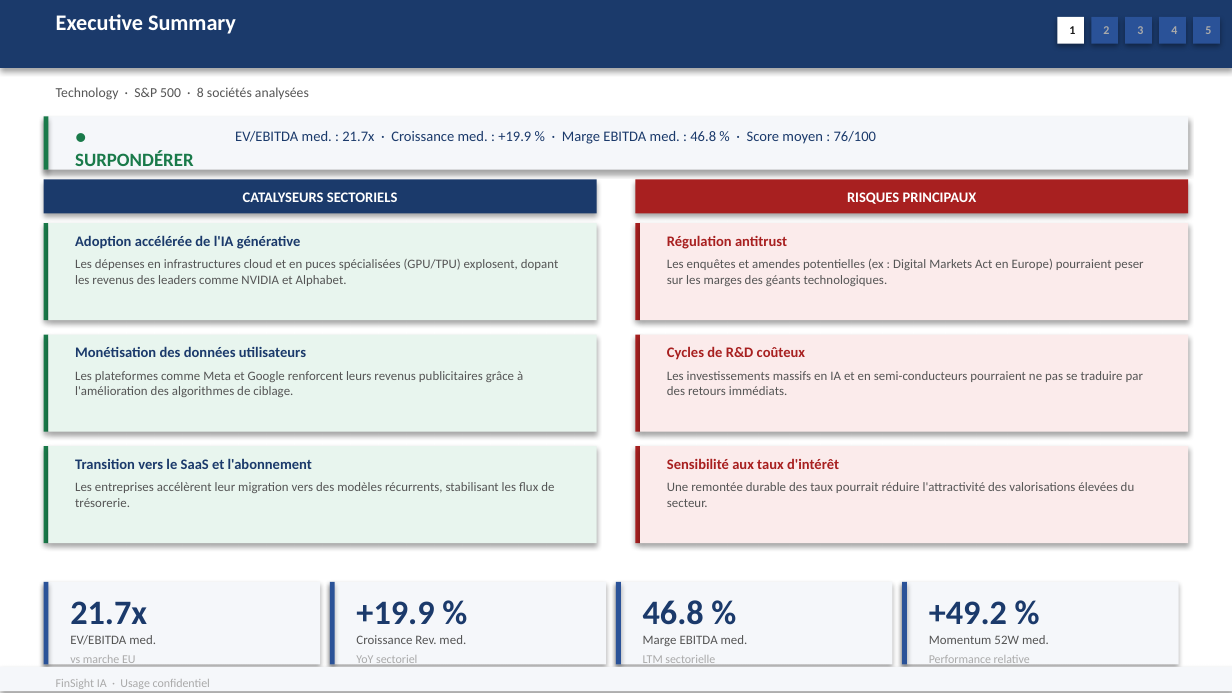
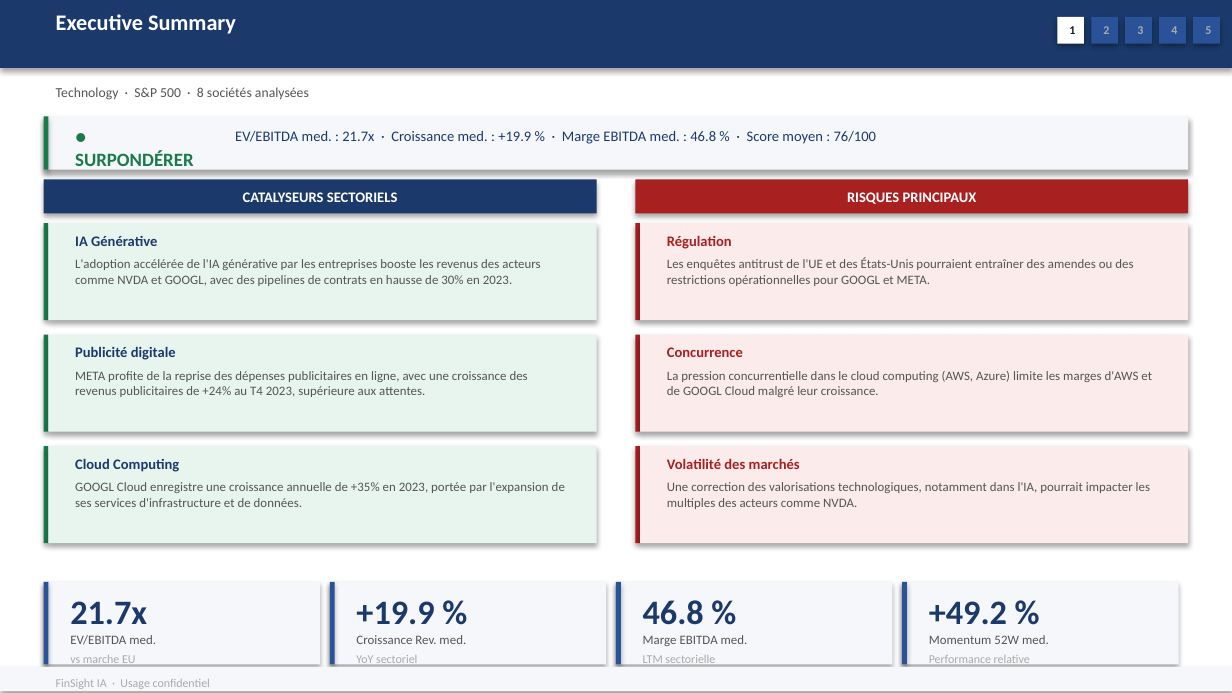
Before and after one commit to baptistejeh07-art/finsight-ia, a slide deck: slide 2 of preview/secteur_Technology_S&P_500/secteur_Technology_S&P_500.pptx. Drawn at 1232x693 pixels with LibreOffice and Linux fonts; fonts in the diff are those of the drawing. Boxes give left, top, right and bottom in pixels: in the first picture for what was removed or moved away, otherwise in the second. Text is boxed around its words. In the diff, an @@ line names an element or a change of style, - is before the commit and + after.

Commit message:
chore(preview): secteur_Technology_S&P_500 outputs regeneres

```diff
--- a/preview/secteur_Technology_S&P_500/secteur_Technology_S&P_500.pptx
+++ b/preview/secteur_Technology_S&P_500/secteur_Technology_S&P_500.pptx
@@ text at [75,236,157,246]: text changed @@
-Adoption accélérée de l'IA générative
+IA Générative
@@ text at [667,235,732,249]: text changed @@
-Régulation antitrust
+Régulation
@@ text at [75,259,540,286]: text changed @@
-Les dépenses en infrastructures cloud et en puces spécialisées (GPU/TPU) explosent, dopant les revenus des leaders comme NVIDIA et Alphabet.
+L'adoption accélérée de l'IA générative par les entreprises booste les revenus des acteurs comme NVDA et GOOGL, avec des pipelines de contrats en hausse de 30% en 2023.
@@ text at [667,257,1133,286]: text changed @@
-Les enquêtes et amendes potentielles (ex : Digital Markets Act en Europe) pourraient peser sur les marges des géants technologiques.
+Les enquêtes antitrust de l'UE et des États-Unis pourraient entraîner des amendes ou des restrictions opérationnelles pour GOOGL et META.
@@ text at [75,346,176,360]: text changed @@
-Monétisation des données utilisateurs
+Publicité digitale
@@ text at [667,347,743,357]: text changed @@
-Cycles de R&D coûteux
+Concurrence
@@ text at [75,371,528,397]: text changed @@
-Les plateformes comme Meta et Google renforcent leurs revenus publicitaires grâce à l'amélioration des algorithmes de ciblage.
+META profite de la reprise des dépenses publicitaires en ligne, avec une croissance des revenus publicitaires de +24% au T4 2023, supérieure aux attentes.
@@ text at [667,371,1152,397]: text changed @@
-Les investissements massifs en IA et en semi-conducteurs pourraient ne pas se traduire par des retours immédiats.
+La pression concurrentielle dans le cloud computing (AWS, Azure) limite les marges d'AWS et de GOOGL Cloud malgré leur croissance.
@@ text at [75,458,179,472]: text changed @@
-Transition vers le SaaS et l'abonnement
+Cloud Computing
@@ text at [667,458,800,469]: text changed @@
-Sensibilité aux taux d'intérêt
+Volatilité des marchés
@@ text at [75,482,565,507]: text changed @@
-Les entreprises accélèrent leur migration vers des modèles récurrents, stabilisant les flux de trésorerie.
+GOOGL Cloud enregistre une croissance annuelle de +35% en 2023, portée par l'expansion de ses services d'infrastructure et de données.
@@ text at [667,482,1150,509]: text changed @@
-Une remontée durable des taux pourrait réduire l'attractivité des valorisations élevées du secteur.
+Une correction des valorisations technologiques, notamment dans l'IA, pourrait impacter les multiples des acteurs comme NVDA.
```
Also in this commit, not shown: 6 other slides changed, 2 other files.
